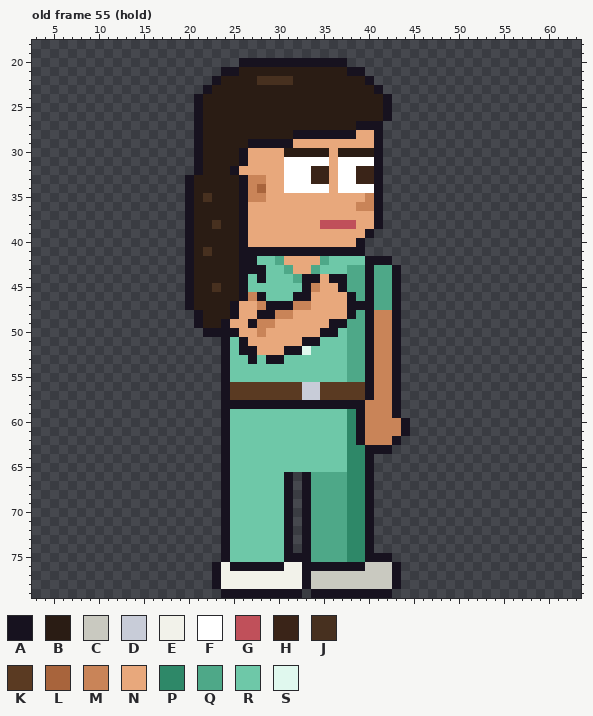
A pixel-art file gets an edit: sprites/clients/client_dentrec_b_right_anim.aseprite. The picture above was drawn from the file before the commit.
64x80 pixels, 123 frames. Colours within 5 levels of each other are drawn and written as one. Shown: old frame 55 (hold): x 3..63, y 18..79. The commit also changed other frames, which this record leaves out.
Visible layers, top first: "Arm Top", "Hair", "Face", "Watch", "Near Arm", "Collar", "Belt", "Shirt", "Body", "Back Arm", "Pants", "Shoes".
Palette (. is transparent): A #17121f  B #2a1c14  C #c9c9c0  D #c8ccd8  E #f2f2ea  F #ffffff  G #c0505a  H #3a2418  J #47301f  K #5a3a22  L #a8643c  M #c98458  N #e8a87c  P #2e8868  Q #4ea888  R #6ec8a8  S #e0f8ee
Pixels before, old frame 55 (hold) (only the part around the change), first column x 3:
18 ..................................................
19 ..................................................
20 .......................AAAAAAAAAAAA...............
21 .....................AABBBBBBBBBBBBAA.............
22 ....................ABBBBJJJJBBBBBBBBA............
23 ...................ABBBBBBBBBBBBBBBBBBA...........
24 ..................ABBBBBBBBBBBBBBBBBBBBA..........
25 ..................ABBBBBBBBBBBBBBBBBBBBA..........
26 ..................ABBBBBBBBBBBBBBBBBBBBA..........
27 ..................ABBBBBBBBBBBBBBBBBAAA...........
28 ..................ABBBBBBBBBBAAAAAAANNA...........
29 ..................ABBBBBAAAAANNNNNNNNNA...........
30 ..................ABBBBANNNNBBBBBNBBBBA...........
31 ..................ABBBBANNNNFFFFFNFFFFA...........
32 ..................ABBBANNNNNFFFHHNFFHHA...........
33 .................ABBBBBAMMNNFFFHHNFFHHA...........
34 .................ABBBBBAMLNNFFFFFNFFFFA...........
35 .................ABJBBBAMMNNNNNNNNNNNMA...........
36 .................ABBBBBANNNNNNNNNNNNMMA...........
37 .................ABBBBBANNNNNNNNNNNNNNA...........
38 .................ABBJBBANNNNNNNNGGGGNNA...........
39 .................ABBBBBANNNNNNNNNNNNNA............
40 .................ABBBBBANNNNNNNNNNNNA.............
41 .................ABJBBBAAAAAAAAAAAAAA.............
42 .................ABBBBBAARRQNNNNQRRRRAAA..........
43 .................ABBBBBAAARRQNNQRRRQQAQQA.........
44 .................ABBBBBARARRRQAANAAQQAQQA.........
45 .................ABBJBBARRRRRRAMNNAQQAQQA.........
46 .................ABBBBBAMARRRAANNNNAQAQQA.........
47 .................ABBBBANNMAAAMMNNNNAAAQQA.........
48 ..................ABBBANNAAMMNNNNNNAQAMMA.........
49 ..................ABBANNAMMNNNNNNAAQQAMMA.........
50 ...................AAAANNMNNNNNNAARQQAMMA.........
51 .....................ARANNNNNNAARRRQQAMMA.........
52 .....................ARAANNNAASRRRRQQAMMA.........
53 .....................ARRARAARRRRRRRQQAMMA.........
54 .....................ARRRRRRRRRRRRRQQAMMA.........
55 .....................ARRRRRRRRRRRRRQQAMMA.........
56 .....................AKKKKKKKKDDKKKKKAMMA.........
57 .....................AKKKKKKKKDDKKKKKAMMA.........
58 .....................AAAAAAAAAAAAAAAAMMMA.........
59 .....................ARRRRRRRRRRRRRPAMMMA.........
60 .....................ARRRRRRRRRRRRRPAMMMMA........
61 .....................ARRRRRRRRRRRRRPAMMMMA........
62 .....................ARRRRRRRRRRRRRPAMMMA.........
63 .....................ARRRRRRRRRRRRRPPAAA..........
64 .....................ARRRRRRRRRRRRRPPA............
65 .....................ARRRRRRRRRRRRRPPA............
66 .....................ARRRRRRA.AQQQQPPA............
67 .....................ARRRRRRA.AQQQQPPA............
68 .....................ARRRRRRA.AQQQQPPA............
69 .....................ARRRRRRA.AQQQQPPA............
70 .....................ARRRRRRA.AQQQQPPA............
Once edited:
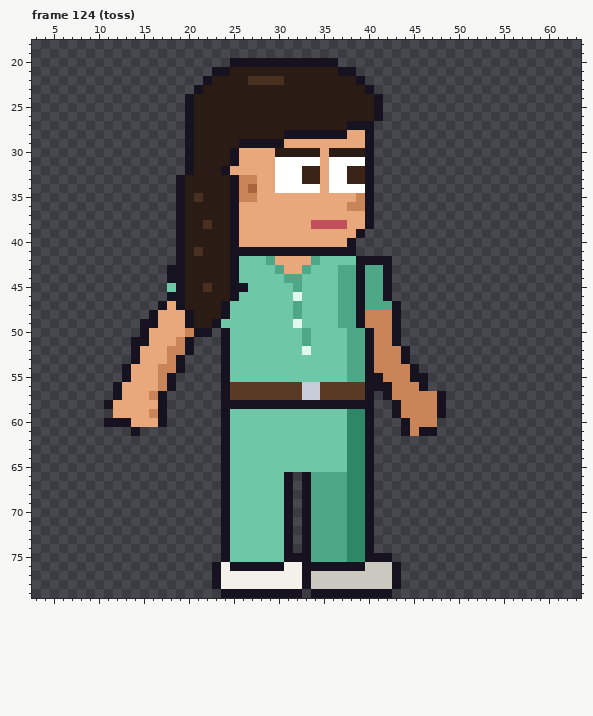
A new or re-ordered frame is compared with the old frame closest to it.
The exact change:
frames 123 -> 129
Frame 124 (toss) is new; against old frame 55 (hold):
y 20: x 25 . -> A; x 37 A -> .
y 21: x 23 . -> A; x 25 A -> B; x 37 B -> A; x 39 A -> .
y 22: x 22..23 .A -> AB; x 27 B -> J; x 31 J -> B; x 39..40 BA -> A.
y 23: x 21..22 .A -> AB; x 40..41 BA -> A.
y 24..26: x 20..21 .A -> AB; x 41..42 BA -> A.
y 27: x 20..21 .A -> AB; x 38 B -> A; x 41 A -> .
y 28: x 20..21 .A -> AB; x 31 B -> A; x 38 A -> N; x 40..41 NA -> A.
y 29: x 20..21 .A -> AB; x 26 B -> A; x 31 A -> N; x 40..41 NA -> A.
y 30: x 20..21 .A -> AB; x 25..26 BA -> AN; x 30 N -> B; x 35..36 BN -> NB; x 40..41 BA -> A.
y 31: x 20..21 .A -> AB; x 25..26 BA -> AN; x 30 N -> F; x 35..36 FN -> NF; x 40..41 FA -> A.
y 32: x 20..21 .A -> AB; x 24..25 BA -> AN; x 30 N -> F; x 33 F -> H; x 35..36 HN -> NF; x 38 F -> H; x 40..41 HA -> A.
y 33: x 19..20 .A -> AB; x 25..26 BA -> AM; x 28 M -> N; x 30 N -> F; x 33 F -> H; x 35..36 HN -> NF; x 38 F -> H; x 40..41 HA -> A.
y 34: x 19..20 .A -> AB; x 25..28 BAML -> AMLN; x 30 N -> F; x 35..36 FN -> NF; x 40..41 FA -> A.
y 35: x 19..22 .ABJ -> ABJB; x 25..26 BA -> AM; x 28 M -> N; x 39..41 NMA -> MA.
y 36: x 19..20 .A -> AB; x 25..26 BA -> AN; x 38 N -> M; x 40..41 MA -> A.
y 37: x 19..20 .A -> AB; x 25..26 BA -> AN; x 40..41 NA -> A.
y 38: x 19..20 .A -> AB; x 22..23 BJ -> JB; x 25..26 BA -> AN; x 34 N -> G; x 38 G -> N; x 40..41 NA -> A.
y 39: x 19..20 .A -> AB; x 25..26 BA -> AN; x 39..40 NA -> A.
y 40: x 19..20 .A -> AB; x 25..26 BA -> AN; x 38..39 NA -> A.
y 41: x 19..22 .ABJ -> ABJB; x 25 B -> A; x 39 A -> .
y 42: x 19..20 .A -> AB; x 25..27 BAA -> ARR; x 29..30 RQ -> QN; x 34..35 NQ -> QR; x 39 R -> A
y 43: x 18..20 ..A -> AAB; x 25..28 BAAA -> ARRR; x 30..31 RQ -> QN; x 33..34 NQ -> QR; x 37 R -> Q; x 39..40 QA -> AQ; x 42..43 QA -> A.
y 44: x 18..20 ..A -> AAB; x 25..26 BA -> AR; x 28 A -> R; x 31 R -> Q; x 33..37 AANAA -> RRRRQ; x 39..40 QA -> AQ; x 42..43 QA -> A.
y 45: x 18..20 ..A -> RAB; x 22..23 BJ -> JB; x 25 B -> A; x 32..37 RAMNNA -> QRRRRQ; x 39..40 QA -> AQ; x 42..43 QA -> A.
y 46: x 18..20 ..A -> AAB; x 25..28 BAMA -> ARRR; x 32..40 AANNNNAQA -> SRRRRQQAQ; x 42..43 QA -> A.
y 47: x 17..20 ...A -> ANAB; x 24..38 BANNMAAAMMNNNNA -> ARRRRRRRQRRRRQQ; x 40 A -> Q
y 48: x 16..21 .....A -> ANNNAB; x 24..40 BANNAAMMNNNNNNAQA -> ARRRRRRRQRRRRQQAM
y 49: x 15..21 ......A -> AANNNAB; x 23..37 BANNAMMNNNNNNAA -> ARRRRRRRRSRRRRQ; x 39..40 QA -> AM
y 50: x 15..21 ....... -> ANNNNMA; x 23 A -> .; x 25..36 ANNMNNNNNNAA -> RRRRRRRRQRRR
y 51: x 14..20 ....... -> AANNNMA; x 26..34 ANNNNNNAA -> RRRRRRRQR
y 52: x 14..20 ....... -> ANNNMMA; x 26..32 AANNNAA -> RRRRRRR; x 43..44 A. -> MA
y 53: x 14..19 ...... -> ANNNMA; x 27 A -> R; x 29..30 AA -> RR; x 43..44 A. -> MA
y 54: x 13..19 ....... -> ANNNMMA; x 43..45 A.. -> MMA
y 55: x 13..18 ...... -> ANNNMA; x 41 M -> A; x 43..46 A... -> MMAA
y 56: x 12..18 ....... -> ANNNNMA; x 41..46 MMA... -> AAMMMA
y 57: x 12..17 ...... -> ANNNMA; x 41..48 MMA..... -> .AMMMMMA
y 58: x 11..17 ....... -> ANNNNNA; x 40..42 MMM -> A..; x 44..48 ..... -> MMMMA
y 59: x 12..17 ...... -> NNNNMA; x 39..42 AMMM -> PA..; x 44..48 ..... -> MMMMA
y 60: x 11..17 ....... -> AAANNNA; x 39..43 AMMMM -> PA...; x 45..47 ... -> MMM
y 61: x 14 . -> A; x 39..43 AMMMM -> PA...; x 45..47 ... -> MAA
y 62: x 39..43 AMMMA -> PA...
y 63: x 41..42 AA -> ..
